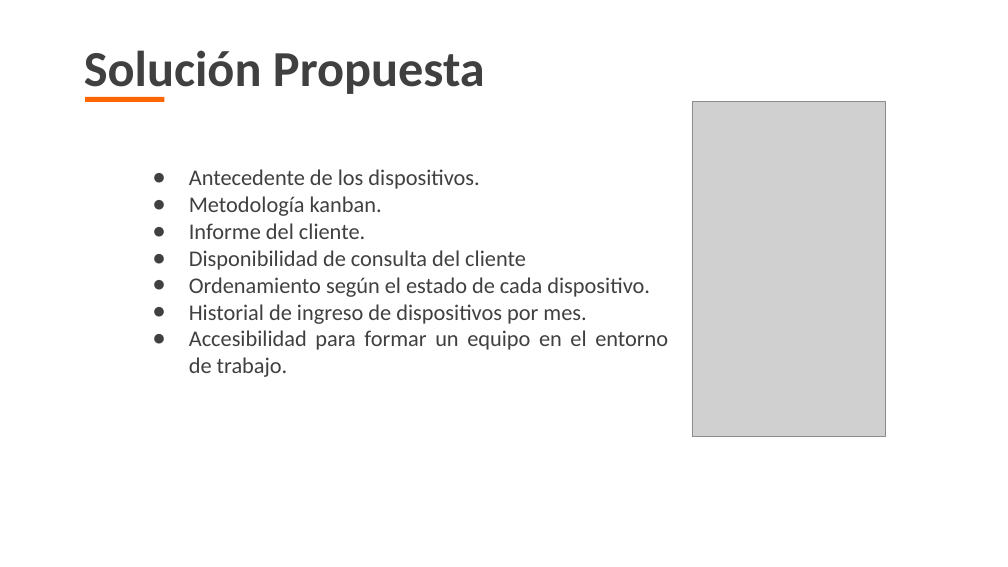
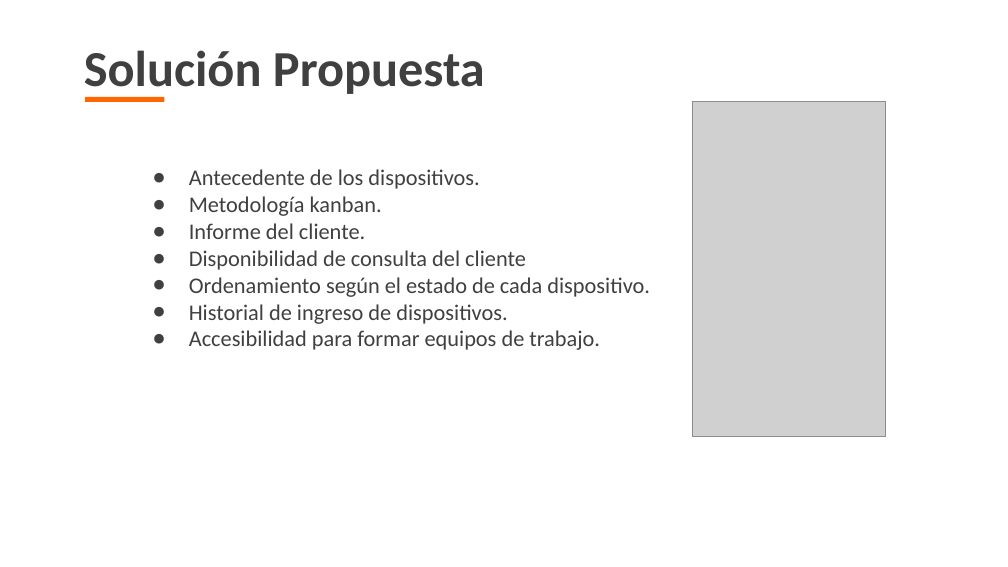
Before and after one commit to CG787/DATA_FILTER, a slide deck: slide 8 of Carpeta Documentos/GC-F-004_Formato_Plantilla_Presentación_Power_Point_V.06.pptx. Drawn at 1008x567 pixels with LibreOffice and Linux fonts; fonts in the diff are those of the drawing; grey boxes stand for pictures; background and template pictures are left out. Boxes give left, top, right and bottom in pixels: in the first picture for what was removed or moved away, otherwise in the second. Text is boxed around its words. In the diff, an @@ line names an element or a change of style, - is before the commit and + after.

```diff
--- a/Carpeta Documentos/GC-F-004_Formato_Plantilla_Presentación_Power_Point_V.06.pptx
+++ b/Carpeta Documentos/GC-F-004_Formato_Plantilla_Presentación_Power_Point_V.06.pptx
@@ text at (189, 304, 600, 350): text changed @@
-● Historial de ingreso de dispositivos por mes.
-● Accesibilidad para formar un equipo en el entorno de trabajo.
+● Historial de ingreso de dispositivos.
+● Accesibilidad para formar equipos de trabajo.
```
Also in this commit, not shown: 5 other slides changed, 1 slide added, 2 other files.
